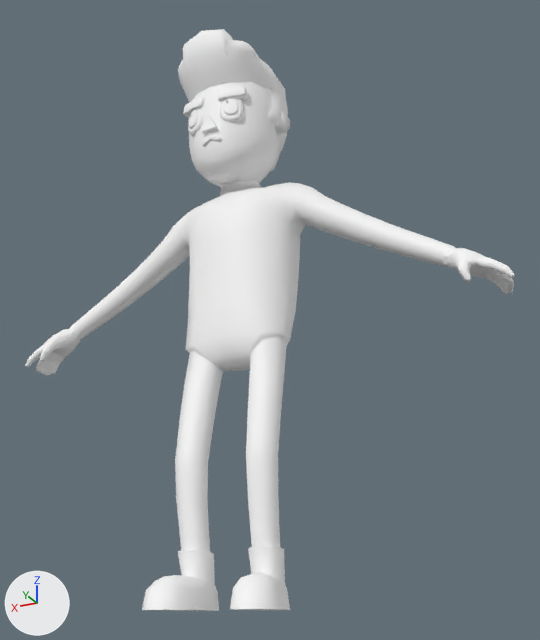
What one commit did to the FBX model 100Avatars_001/100Avatars_001_Crimsom.fbx.
Rendered twice from a 50 mm camera at (-0.0584, 0.1018, -0.0022) aimed at (-0.0057, -0.0035, 0.0452). The axes (+X, +Y, +Z) are drawn at lower left. The lights are the same throughout. Where no turn or scale is listed for an object, it has been applied to the vertices.

In view in the first picture: 'mesh_char_001'.
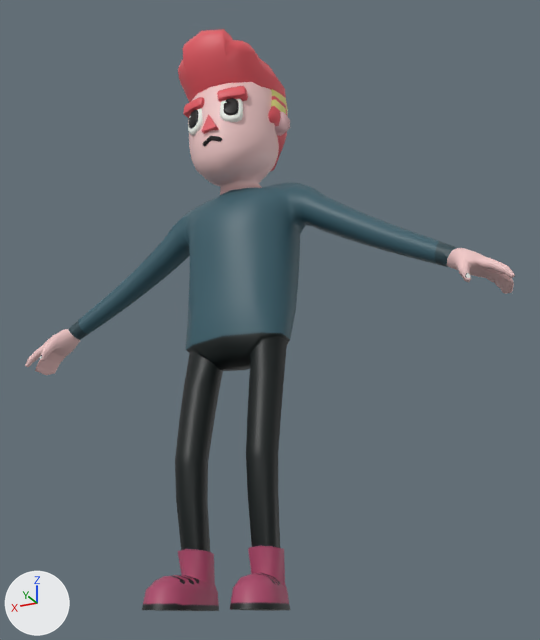
The newer file is also rescaled (x16.61), turned or shifted as a whole; pictures and numbers use the older file's frame.

Diff of the bpy script that builds the scene:
```diff
--- a/100Avatars_001/100Avatars_001_Crimsom.fbx.py
+++ b/100Avatars_001/100Avatars_001_Crimsom.fbx.py
@@ img_100avatars_001_crimsom_png @@
+img_100avatars_001_crimsom_png = load_image('100Avatars_001_Crimsom.png', '100Avatars_001_Crimsom.png', 1024, 1024, 'sRGB')
@@ mat_char_001 @@
+mat_char_001 = principled_material('char_001')
+mat_char_001.texture = img_100avatars_001_crimsom_png  # with its transparency
@@ me_untitled @@
 me_untitled.from_pydata(...)  # 1728 vertices, 1757 faces; spans x -0.0463..0.0463, y -0.0114..0.0134, z -0.0006..0.0981
-me_untitled.materials.append(mat_char)  # white #ffffff
+me_untitled.materials.append(mat_char_001)  # picture img_100avatars_001_crimsom_png
```

Changed parts and their boxes [x1, y1, x2, y2] in the pictures (540 x 640 px):
'mesh_char_001', recoloured: [25, 29, 515, 611] in both
